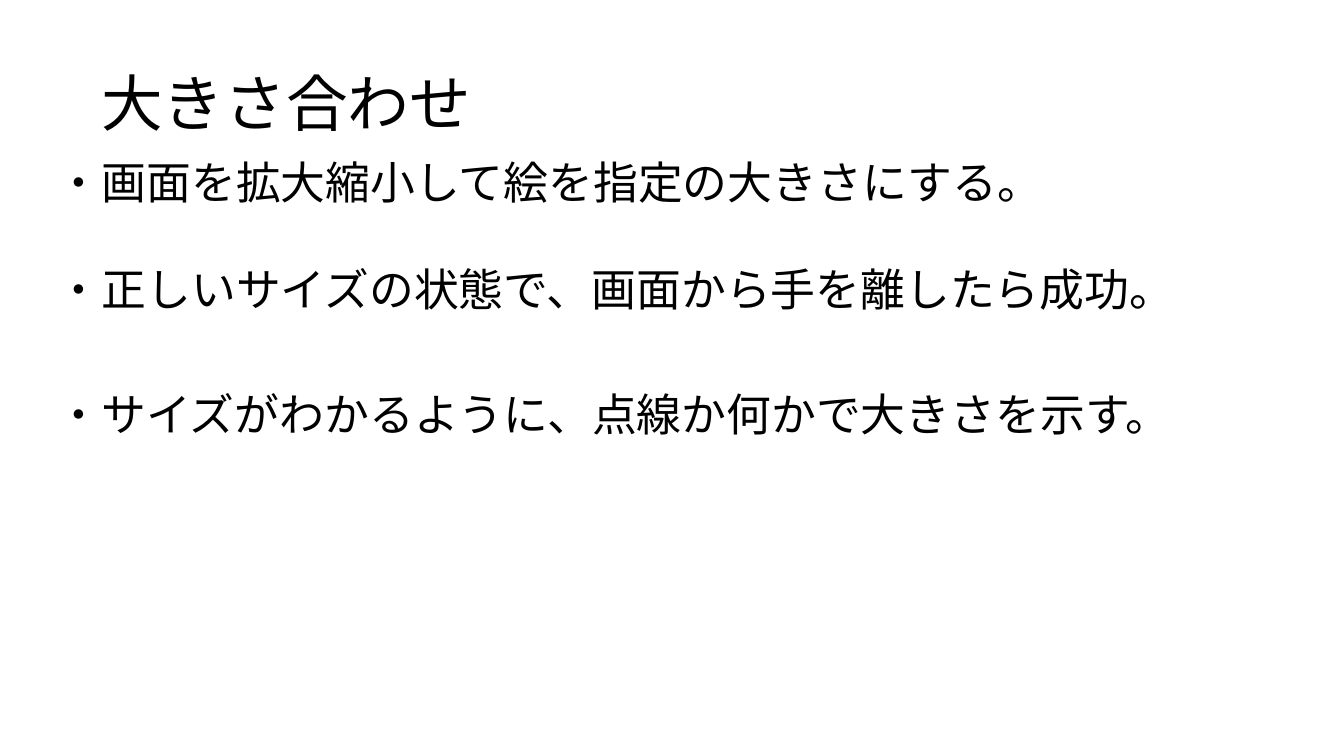
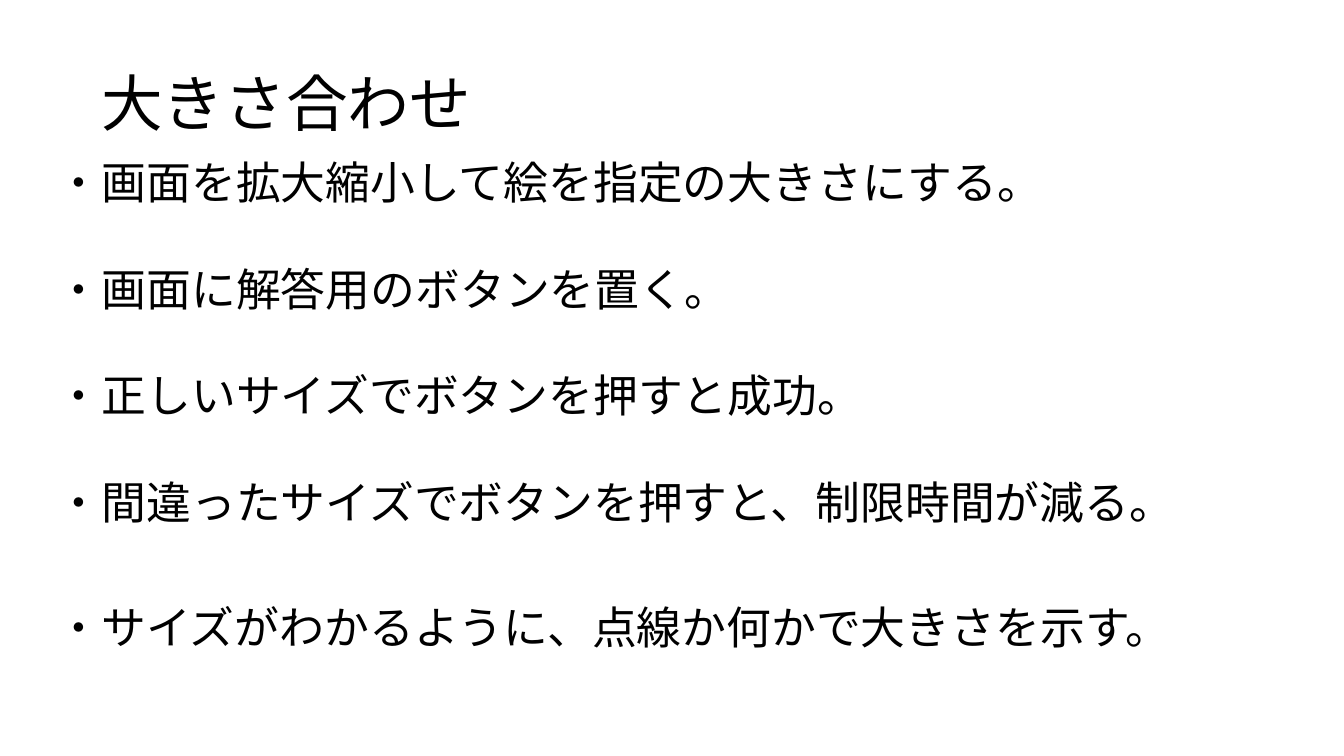
Before and after one commit to JJC-Game/2023_9gatsu_TeamProject03, a slide deck: slide 26 of Etc/企画書/企画書.pptx. Drawn at 1344x756 pixels with LibreOffice and Linux fonts; fonts in the diff are those of the drawing. Boxes give left, top, right and bottom in pixels: in the first picture for what was removed or moved away, otherwise in the second. Text is boxed around its words. In the diff, an @@ line names an element or a change of style, - is before the commit and + after.

```diff
--- a/Etc/企画書/企画書.pptx
+++ b/Etc/企画書/企画書.pptx
@@ text at [57,268,1174,523]: text changed @@
-・正しいサイズの状態で、画面から手を離したら成功。
+・画面に解答用のボタンを置く。
+・正しいサイズでボタンを押すと成功。
+・間違ったサイズでボタンを押すと、制限時間が減る。
```
Also in this commit, not shown: 1 other slide changed.
